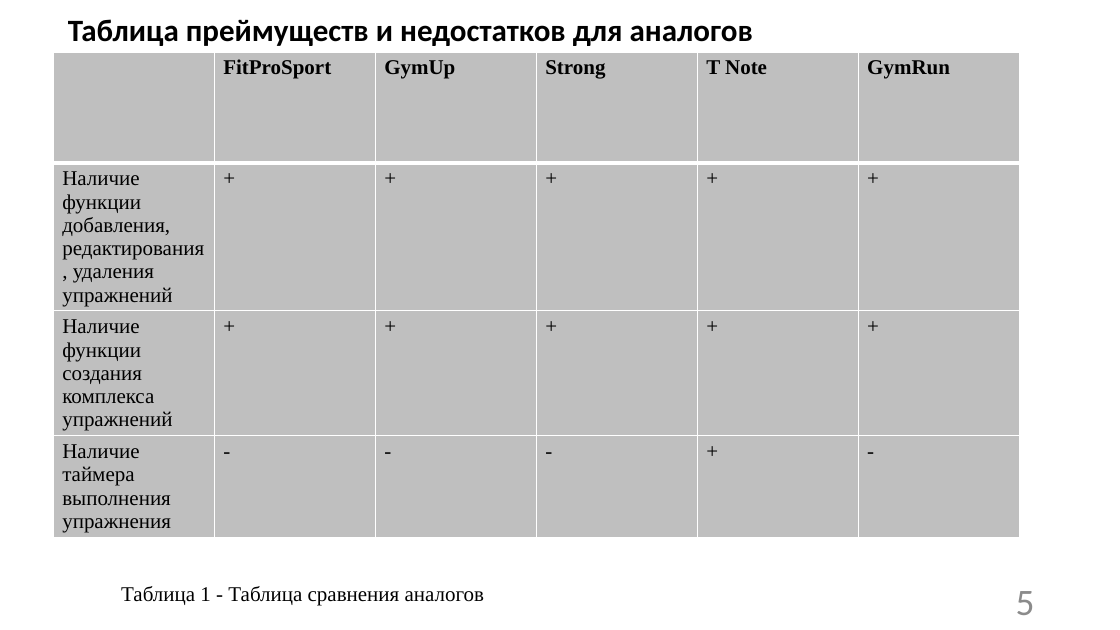
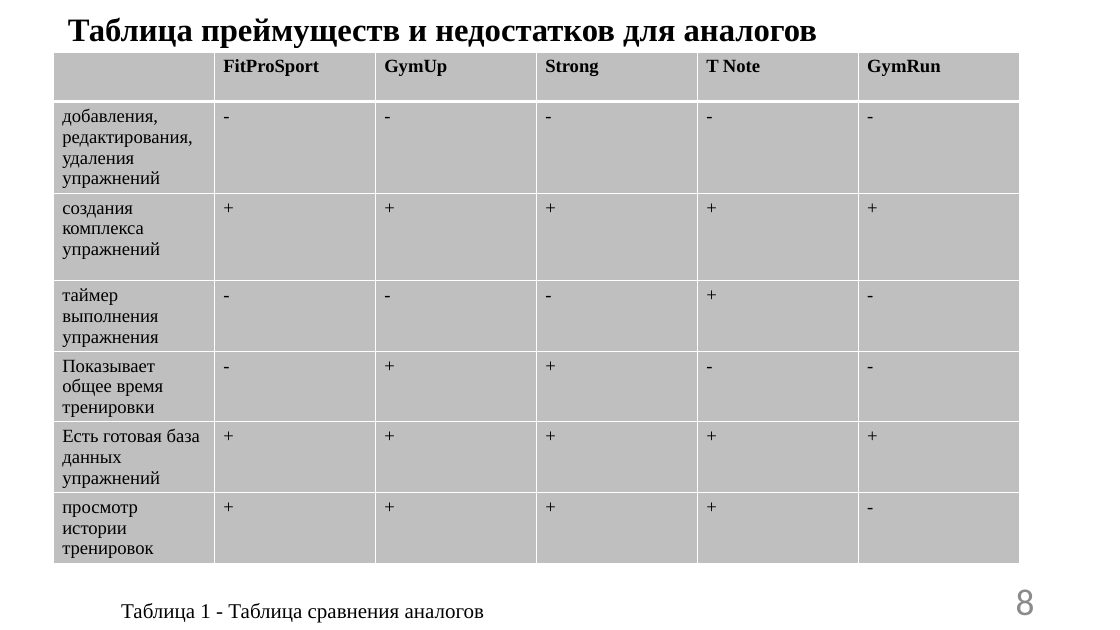
Before and after one commit to vadimgilka/SportApp, a slide deck: slide 8 of Documentation/Documentation Frontend/предзащита.pptx (slide 5 before the commit). Drawn at 1120x630 pixels with LibreOffice and Linux fonts; fonts in the diff are those of the drawing. Boxes give left, top, right and bottom in pixels: in the first picture for what was removed or moved away, otherwise in the second. Text is boxed around its words. In the diff, an @@ line names an element or a change of style, - is before the commit and + after.

```diff
--- a/Documentation/Documentation Frontend/предзащита.pptx
+++ b/Documentation/Documentation Frontend/предзащита.pptx
@@ title "Таблица преймуществ и недостатков для ..." at [68, 17, 817, 48]: size 26.6 to 28 pt, font Calibri to Times New Roman @@
@@ table at [54, 52, 1022, 593] @@
-row 2: Наличие функции добавления, редактирования, удаления упражнений | + | + | + | + | +
-row 3: Наличие функции создания комплекса упражнений | + | + | + | + | +
-row 4: Наличие таймера выполнения упражнения | - | - | - | + | -
+row 2: добавления, редактирования, удаления упражнений | - | - | - | - | -
+row 3: создания комплекса упражнений | + | + | + | + | +
+row 4: таймер выполнения упражнения | - | - | - | + | -
+row 5: Показывает общее время тренировки | - | + | + | - | -
+row 6: Есть готовая база данных упражнений | + | + | + | + | +
+row 7: просмотр истории тренировок | + | + | + | + | -
@@ text "Таблица 1 - Таблица сравнения ...": place and size @@
-text "Таблица 1 - Таблица сравнения ..." at [121, 586, 484, 606]
+text "Таблица 1 - Таблица сравнения ..." at [121, 603, 484, 622]
@@ page number at [1016, 589, 1035, 615]: text changed @@
-5
+8
```
Also in this commit, not shown: 6 other slides changed, 7 slides added, 5 slides removed, 8 other files.
